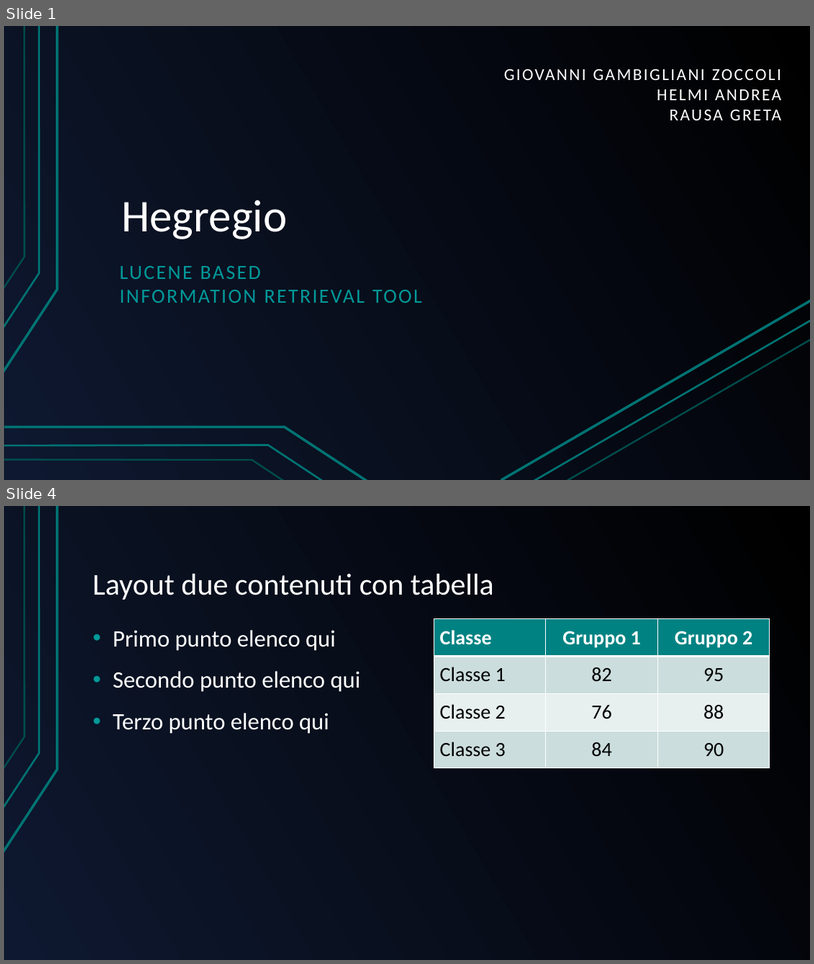
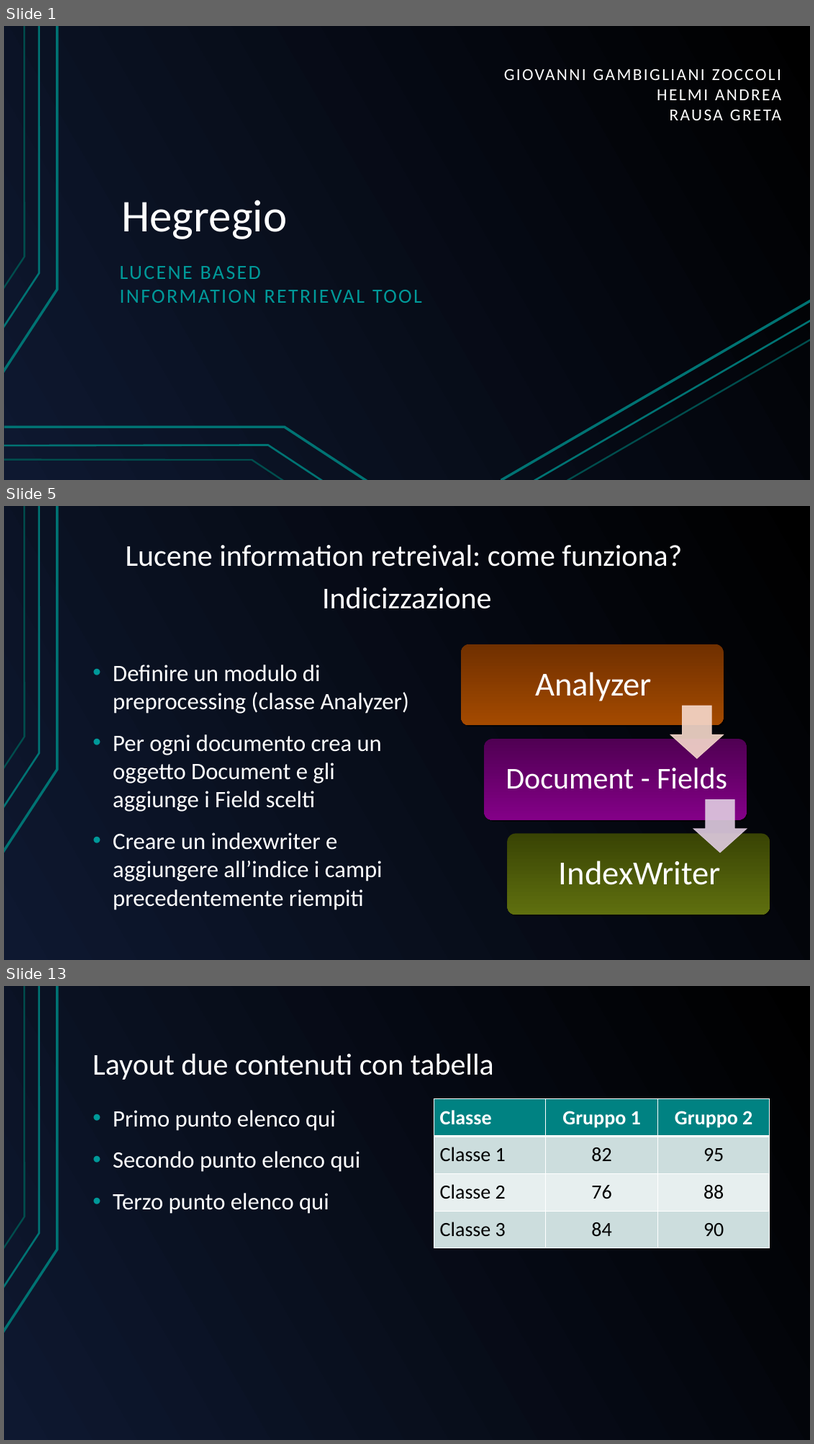
Before and after one commit to GreRagu/ProgettoGavi, a slide deck: Hegregio.odp. Shown one above the other, each under a label of ours: slides 1 and 4 before the commit, slides 1, 5 and 13 after it; the slides between them are not shown. The pictures are 814x964 and 814x1444 pixels, drawn with LibreOffice and Linux fonts; fonts in the diff are those of the drawing. Boxes give left, top, right and bottom in pixels: in the first picture for what was removed or moved away, otherwise in the second. Text is boxed around its words. In the diff, an @@ line names an element or a change of style, - is before the commit and + after.

```diff
--- a/Hegregio.odp
+++ b/Hegregio.odp
@@ slide 5 added at (4, 506, 810, 960), background gradient #000000 to #0E1830; not listed: 3 template elements that a slide beside it also shows @@
@@ title added at (126, 545, 682, 566), 36 pt, text #FFFFFF @@
+Lucene information retreival: come funziona?
@@ title added at (322, 587, 491, 609), 36 pt, text #FFFFFF @@
+Indicizzazione
@@ text added at (113, 664, 409, 910), 28 pt, text #FFFFFF @@
+• Definire un modulo di preprocessing (classe Analyzer)
+• Per ogni documento crea un oggetto Document e gli aggiunge i Field scelti
+• Creare un indexwriter e aggiungere all’indice i campi precedentemente riempiti
@@ group added at (461, 644, 770, 914): 3 rounded rectangles, 2 down arrows @@
+Analyzer
+Document - Fields
+IndexWriter
@@ what was slide 4 is now slide 13 @@
```
Also in this commit, not shown: 11 other slides added, 9 slides removed.
